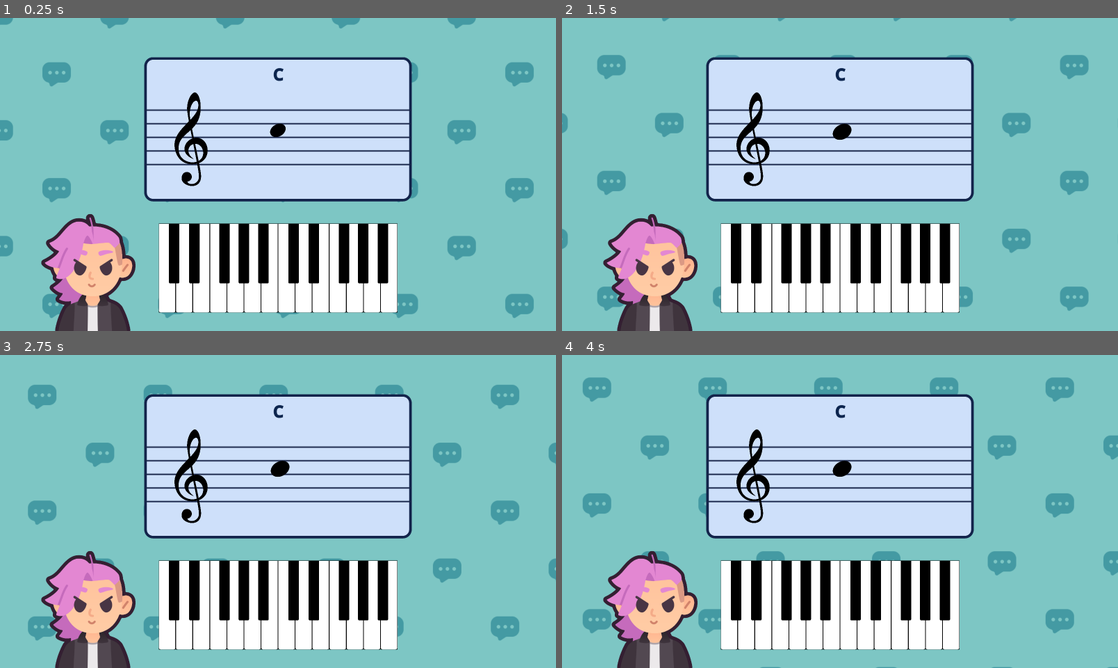
Above: before the commit, frames 1-4 (two rows, left to right).
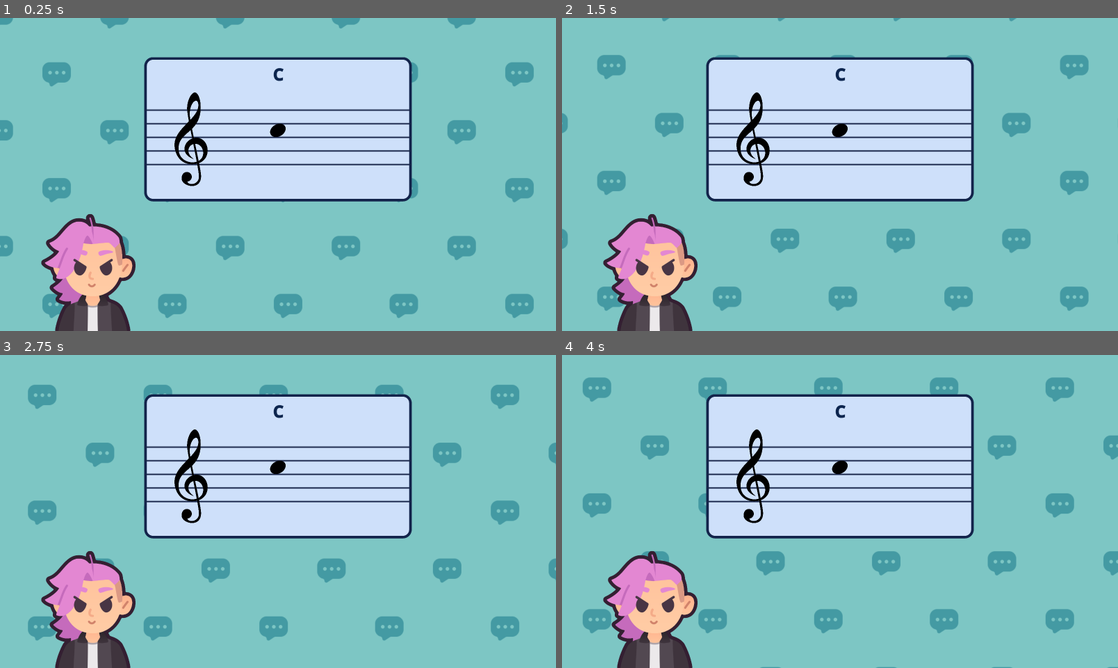
Above: after the commit, the same moments.

Repository: jonathanngkh/lofi-layers
Game: Godot game, scene res://game.tscn
Two runs of this game, one before a commit and one after it. Both use one fixed random seed, a clock stepped at 60 frames per second and the inputs below. The project has no main scene, so this scene is started directly.
Inputs (mouse positions are in pixels of both pictures, inside the frame that each line leads up to):
- Up to frame 1 (0.25 s): no input
- Up to frame 2 (1.5 s): move the mouse to (962, 158) at 0.52 s; hold 1 0.53-1.25 s; click (962, 158) at 0.67 s; tap 2 at 0.8 s; drag from (728, 190) to (812, 237) at 1.27 s
- Up to frame 3 (2.75 s): tap Enter at 2 s; move the mouse to (333, 442) at 2.02 s; hold 1 from 2.03 s (still down); click (333, 442) at 2.17 s; tap 2 at 2.3 s
- Up to frame 4 (4 s): release 1 at 2.75 s; drag from (812, 574) to (673, 464) at 2.77 s; move the mouse to (1006, 558) at 3.52 s; hold 1 from 3.53 s (still down); click (1006, 558) at 3.67 s; tap 2 at 3.8 s

The runs differ from the first frame. In frame 1, 12% of the frame differs, in the area x 28-72%, y 65-95%; in frame 2, 12%, in the area x 28-72%, y 33-95%; in frame 3, 12%; in frame 4, 12%.

Commit message:
rainbow note on and off

Diff:
--- a/CMajorScaleLevelOne.gd
+++ b/CMajorScaleLevelOne.gd
@@ -18,9 +18,13 @@
 
 func _on_midi_listener_note_on(note_played: int) -> void:
 	#note_head.modulate = "00bf4b"
-	note_head.scale = Vector2(1.2, 1.2)
+	if note_played == 72:
+		note_head.material.set_shader_parameter("strength", 1.0)
+	#note_head.scale = Vector2(1.2, 1.2)
 
 
 func _on_midi_listener_note_off(note_released: int) -> void:
+	if note_released == 72:
+		note_head.material.set_shader_parameter("strength", 0.0)
 	#note_head.modulate = "ffffff"
-	note_head.scale = Vector2(1.0, 1.0)
+	#note_head.scale = Vector2(1.0, 1.0)
--- a/CMajorScaleLevelOne.tscn
+++ b/CMajorScaleLevelOne.tscn
@@ -11,6 +11,7 @@
 [ext_resource type="Texture2D" uid="uid://dw2wbv5llap1p" path="res://assets/music theory/treble clef.png" id="8_2fvjo"]
 [ext_resource type="Texture2D" uid="uid://c8vub0d8x46h0" path="res://assets/music theory/piano.png" id="8_idyi8"]
 [ext_resource type="Texture2D" uid="uid://cxuswpdv6d13l" path="res://assets/music theory/note head.png" id="9_x5cv7"]
+[ext_resource type="Shader" path="res://rainbow_gradient.gdshader" id="10_pb0ll"]
 
 [sub_resource type="ShaderMaterial" id="ShaderMaterial_3ay7s"]
 shader = ExtResource("2_mwxum")
@@ -18,6 +19,12 @@
 shader_parameter/pattern_color = Color(0.266667, 0.603922, 0.639216, 1)
 shader_parameter/pattern_size = 333.0
 shader_parameter/pattern_sampler = ExtResource("3_gxlps")
+
+[sub_resource type="ShaderMaterial" id="ShaderMaterial_ba3nt"]
+shader = ExtResource("10_pb0ll")
+shader_parameter/strength = 0.0
+shader_parameter/speed = 3.0
+shader_parameter/angle = 270.0
 
 [node name="CMajorScaleLevelOne" type="Control"]
 layout_mode = 3
@@ -113,6 +120,7 @@
 stretch_mode = 4
 
 [node name="NoteHead" type="TextureRect" parent="TextBox/Staff"]
+material = SubResource("ShaderMaterial_ba3nt")
 layout_mode = 1
 anchors_preset = -1
 anchor_left = 0.064
@@ -130,6 +138,7 @@
 stretch_mode = 4
 
 [node name="Piano" type="TextureRect" parent="."]
+visible = false
 layout_mode = 1
 anchors_preset = 15
 anchor_right = 1.0
--- a/midi_listener.gd
+++ b/midi_listener.gd
@@ -34,17 +34,16 @@
 func _unhandled_input(event: InputEvent) -> void:
 	if event is InputEventMIDI:
 		if event.message == MIDI_MESSAGE_NOTE_ON:
-			print(midi_dictionary[event.pitch] + " on")
+			#print(midi_dictionary[event.pitch] + " on")
 			emit_signal("note_on", event.pitch)
 		if event.message == MIDI_MESSAGE_NOTE_OFF:
-			print(midi_dictionary[event.pitch] + " off")
+			#print(midi_dictionary[event.pitch] + " off")
 			emit_signal("note_off", event.pitch)
+	# QWERTY INPUTS
 	if Input.is_key_pressed(KEY_1):
-		print('1')
 		emit_signal("note_on", 60)
 	if Input.is_key_pressed(KEY_2):
-		emit_signal("note_off", 61)
-		print('2')
+		emit_signal("note_off", 60)
 
 
 func _print_midi_info(midi_event: InputEventMIDI):
@@ -60,6 +59,22 @@
 	#print("Controller number: " + str(midi_event.controller_number))
 	#print("Controller value: " + str(midi_event.controller_value))
 
+
+
+func _get_midi_dictionary() -> Dictionary:
+	# Define the note patterns within an octave
+	var notes = ["C", "C#", "D", "D#", "E", "F", "F#", "G", "G#", "A", "A#", "B"]
+	# Create the dictionary
+	var midi_dict = {}
+	# Start at MIDI note 21 (A0) and end at MIDI note 108 (C8)
+	for pitch in range(21, 109):
+		var note_index = (pitch - 12) % 12  # Calculate the note index in the 'notes' list
+		var octave = (pitch - 12) / 12  # Calculate the octave
+		var note_name = "%s%d" % [notes[note_index], octave]  # Combine note and octave
+		midi_dict[note_name] = pitch  # Map note name to MIDI number
+	return midi_dict
+
+
 #func _get_midi_dictionary() -> Dictionary:
 	## Define the note patterns within an octave
 	#var notes = ["C", "C#", "D", "D#", "E", "F", "F#", "G", "G#", "A", "A#", "B"]
@@ -72,16 +87,3 @@
 		#var note_name = "%s%d" % [notes[note_index], octave]  # Combine note and octave
 		#midi_dict[pitch] = note_name  # Map MIDI number to note name
 	#return midi_dict
-
-func _get_midi_dictionary() -> Dictionary:
-	# Define the note patterns within an octave
-	var notes = ["C", "C#", "D", "D#", "E", "F", "F#", "G", "G#", "A", "A#", "B"]
-	# Create the dictionary
-	var midi_dict = {}
-	# Start at MIDI note 21 (A0) and end at MIDI note 108 (C8)
-	for pitch in range(21, 109):
-		var note_index = (pitch - 12) % 12  # Calculate the note index in the 'notes' list
-		var octave = (pitch - 12) / 12  # Calculate the octave
-		var note_name = "%s%d" % [notes[note_index], octave]  # Combine note and octave
-		midi_dict[note_name] = pitch  # Map MIDI number to note name
-	return midi_dict
--- /dev/null
+++ b/rainbow_gradient.gdshader
@@ -0,0 +1,30 @@
+// HSV to RBG from https://www.rapidtables.com/convert/color/hsv-to-rgb.html
+// Rotation matrix from https://en.wikipedia.org/wiki/Rotation_matrix
+
+shader_type canvas_item;
+
+uniform float strength: hint_range(0., 1.) = 0.5;
+uniform float speed: hint_range(0., 10.) = 0.5;
+uniform float angle: hint_range(0., 360.) = 0.;
+
+void fragment() {
+	float hue = UV.x * cos(radians(angle)) - UV.y * sin(radians(angle));
+	hue = fract(hue + fract(TIME  * speed));
+	float x = 1. - abs(mod(hue / (1./ 6.), 2.) - 1.);
+	vec3 rainbow;
+	if(hue < 1./6.){
+		rainbow = vec3(1., x, 0.);
+	} else if (hue < 1./3.) {
+		rainbow = vec3(x, 1., 0);
+	} else if (hue < 0.5) {
+		rainbow = vec3(0, 1., x);
+	} else if (hue < 2./3.) {
+		rainbow = vec3(0., x, 1.);
+	} else if (hue < 5./6.) {
+		rainbow = vec3(x, 0., 1.);
+	} else {
+		rainbow = vec3(1., 0., x);
+	}
+	vec4 color = texture(TEXTURE, UV);
+	COLOR = mix(color, vec4(rainbow, color.a), strength);
+}
Not shown: 1 places in CMajorScaleLevelOne.tscn that only renumber resources
